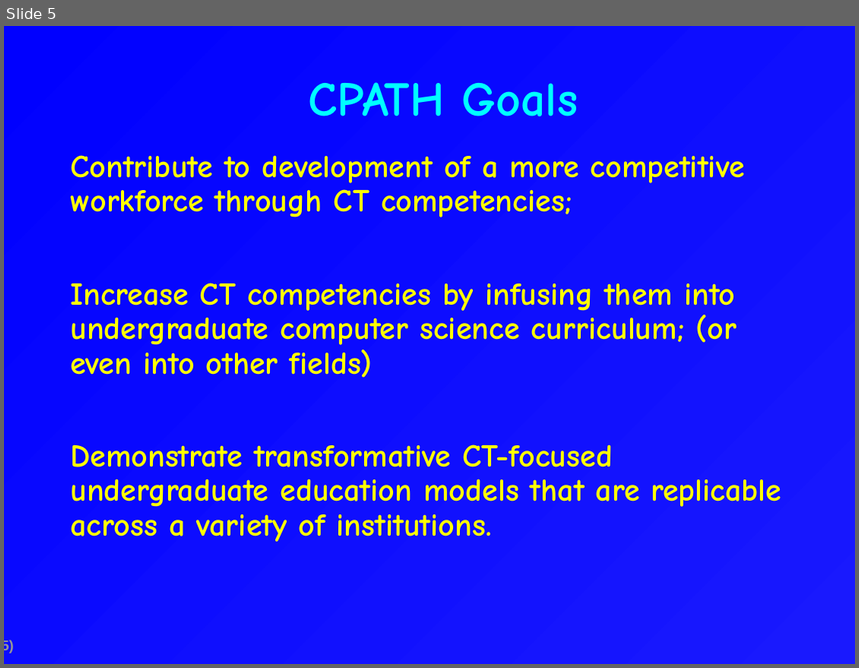
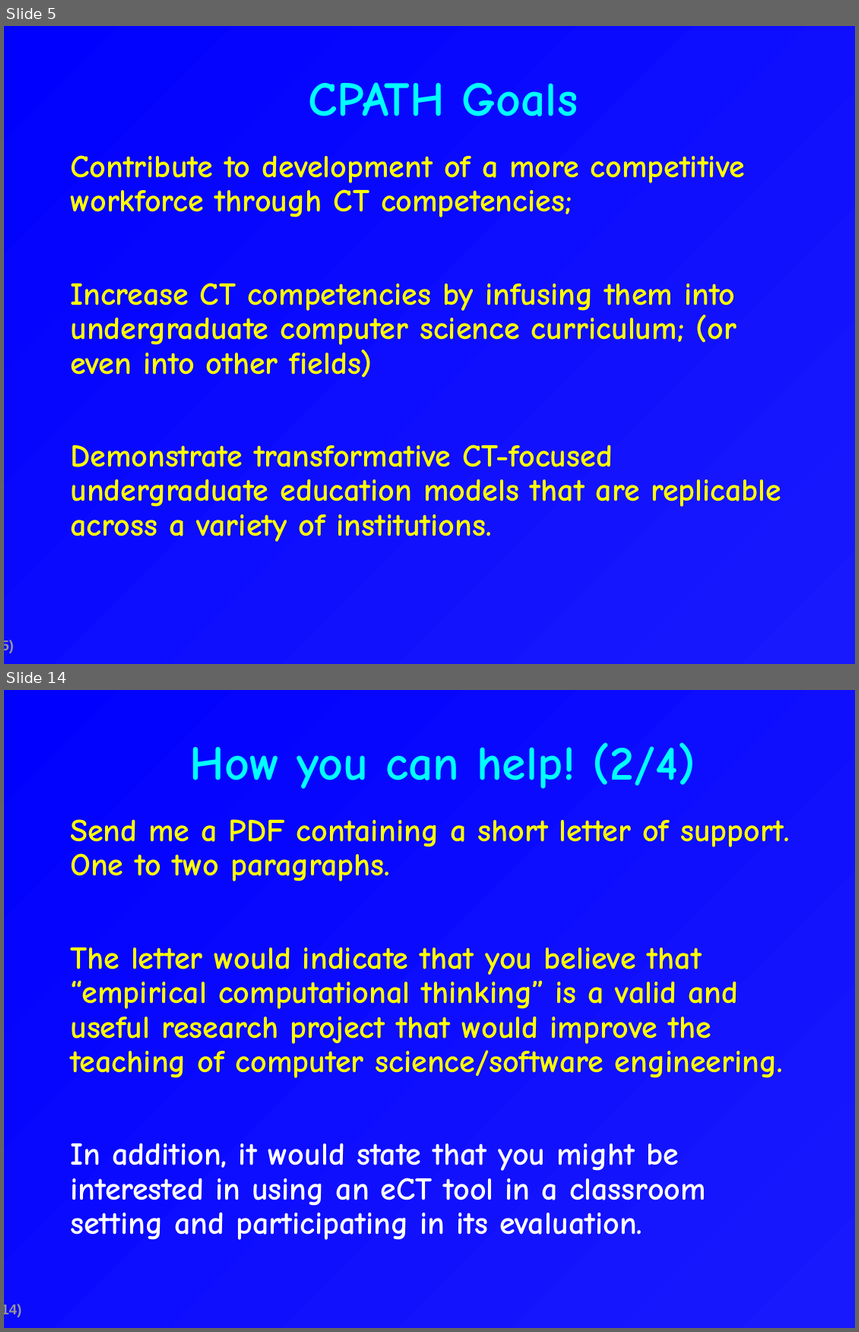
Before and after one commit to csdl/techreports, a slide deck: techreports/09-11/CPATH.Pitch.ppt. Shown one above the other, each under a label of ours: slide 5 before the commit, slides 5 and 14 after it; the slides between them are not shown. The pictures are 859x668 and 859x1332 pixels, drawn with LibreOffice and Linux fonts; fonts in the diff are those of the drawing. Boxes give left, top, right and bottom in pixels: in the first picture for what was removed or moved away, otherwise in the second. Text is boxed around its words. In the diff, an @@ line names an element or a change of style, - is before the commit and + after.

```diff
--- a/techreports/09-11/CPATH.Pitch.ppt
+++ b/techreports/09-11/CPATH.Pitch.ppt
@@ slide 14 added at (x1=4, y1=690, x2=855, y2=1328), background gradient #1919FE to #0000FF; not listed: 1 template element that a slide beside it also shows @@
@@ title added at (x1=190, y1=742, x2=696, y2=789), 41 pt, text #00FFFF, bold @@
+How you can help! (2/4)
@@ text added at (x1=70, y1=819, x2=789, y2=1240), 27 pt, text #FFFF00, bold @@
+  Send me a PDF containing a short letter of support. One to two paragraphs.
+  The letter would indicate that you believe that “empirical computational thinking” is a valid and useful research project that would improve the teaching of computer science/software engineering.
+  In addition, it would state that you might be interested in using an eCT tool in a classroom setting and participating in its evaluation.
```
Also in this commit, not shown: 2 slides changed, 13 other slides added, 1 slide removed, 1 other file.
